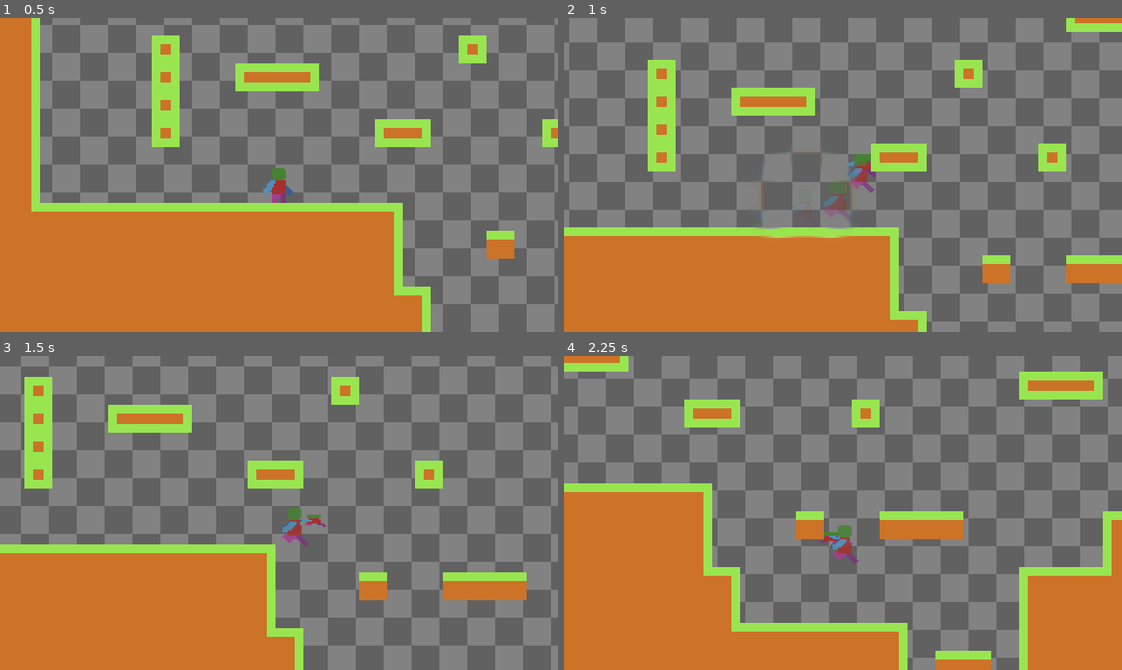
Above: before the commit, frames 1-4 (two rows, left to right).
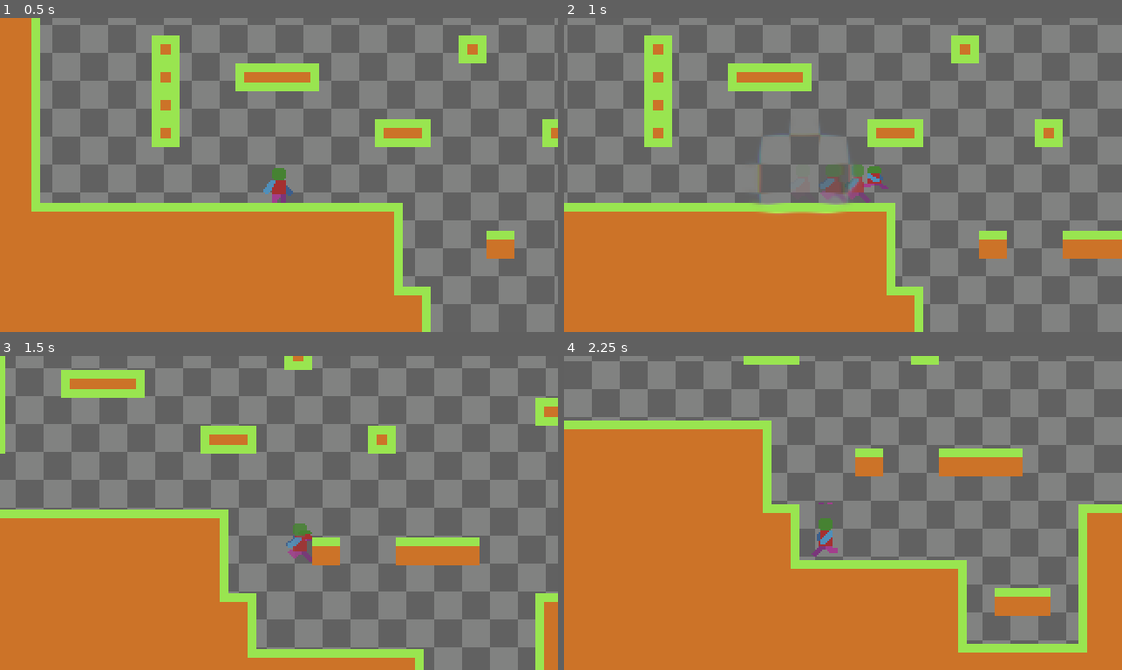
Above: after the commit, the same moments.

Repository: Vladimir91f/TheWayHome2DGame
Game: Godot game, scene res://World/World.tscn
Same seed, same stepped clock (60 frames per second), same inputs: the game is played once before the commit and once after it.
Inputs:
- Up to frame 1 (0.5 s): no input
- Up to frame 2 (1 s): tap Enter at 0.5 s; hold D (KeyRight) from 0.53 s (still down); tap Shift (KeyDash) at 0.6 s; tap Space (KeyJump) at 0.77 s
- Up to frame 3 (1.5 s): keep holding D (KeyRight); tap Shift (KeyDash) at 1.35 s
- Up to frame 4 (2.25 s): tap Space (KeyJump) at 1.52 s; release D (KeyRight) at 2.03 s; hold A (KeyLeft) from 2.03 s (still down); tap Shift (KeyDash) at 2.1 s

Frame 1 is identical in both runs. In frame 2, 56% of the frame differs, in the area x 0-100%, y 0-100%; in frame 3, 38%; in frame 4, 56%.

Commit message:
Refactor Part 2.

Diff:
--- a/Entity/Player/Player.gd
+++ b/Entity/Player/Player.gd
@@ -7,7 +7,8 @@
 @onready var Collider = $Collider
 @onready var Animator = $Animator
 @onready var Camera = $Camera
-@onready var States = $StateMachine
+
+@onready var FSM = $StateMachine
 
 @onready var JumpBufferTimer = $Timers/JumpBufferTimer
 @onready var CoyoteTimer = $Timers/CoyoteTimer
@@ -30,38 +31,23 @@
 const GravityJump = 600
 const GravityFall = 700
 const MaxFallVelocity = 700
-const JumpVelocity = -240
-const JumpMultiplier = 0.5
-const MaxJumps = 1 # Если увеличить можно сделать двойные прыжки
-const CoyoteTime = 0.1 # 0.1 - 6 кадров: FPS / желаемое кол-во кадров = время в секундах
-const JumpBufferTime = 0.15 # 0.15 - 9 кадров: FPS / желаемое кол-во кадров = время в секундах
 
 const WallKickAcceleration = 4
 const WallKickDeceleration = 5
 const WallJumpYSpeedPeak = 0 # Скорость при которой прыжок от стены закончится и перейдет в состояние падения
-const WallJumpVelocity = -190
-const WallJumpHSpeed = 120
 
-const WallSlideSpeed = 40
-
-const MaxDashes = 1
 const DashSpeed = 300
 const DashAcceleration = 4
 const DashTime = 0.15
-const DashBufferTime = 0.075
-const DashMomentumCarry = 0.5
 const DashDelayEffect = 30
 
 # Player variables
 var moveSpeed = RunSpeed
-var jumpSpeed = JumpVelocity
 var Acceleration = GroundAcceleration
 var Deceleration = GroundDeceleration
 var moveDirectionX = 0
-var jumps = 0
 var wallDirection = Vector2.ZERO
 
-var dashes = 0
 var dashDirection: Vector2
 var facing = 1
 
@@ -78,49 +64,32 @@
 var keyJumpPressed = false
 var keyDash = false
 
-# State Machine
-var currentState = null
-var previousState = null
-
 #endregion
 
 #region Main Loop functions
 
 func _ready() -> void:
-	for state in States.get_children():
-		state.States = States
-		state.Player = self
-	previousState = States.Fall
-	currentState = States.Fall
+	FSM.Initialize(self)
 
 func _draw() -> void:
-	currentState.Draw()
+	pass
 
 func _physics_process(delta: float) -> void:
 	# Get input states
 	GetInputStates()
 
 	# Update State
-	currentState.Update(delta)
+	FSM.CurrentState.Update(delta)
 
 	# Handle Movements
 	HandleMaxFallVelocity()
 	HorizontalMovement()
-	HandleJump()
 
 	# Commit movement
 	move_and_slide()
 
 	# Update Squish
 	UpdateSquish()
-
-func ChangeState(newState):
-	if(newState != null):
-		previousState = currentState
-		currentState = newState
-		previousState.Exit()
-		currentState.Enter()
-		return
 
 #endregion
 
@@ -133,35 +102,14 @@
 	else: # Для плавной остановки игрока
 		velocity.x = move_toward(velocity.x, moveDirectionX * moveSpeed, deceleration)
 
-func HandleFalling():
-	if(!is_on_floor()):
-		# Запускаем койот-таймер
-		CoyoteTimer.start(CoyoteTime)
-		ChangeState(States.Fall)
-
 func HandleMaxFallVelocity():
 	if(velocity.y > MaxFallVelocity): velocity.y = MaxFallVelocity
 
-func HandleJumpBuffer():
-	if(keyJumpPressed):
-		JumpBufferTimer.start(JumpBufferTime)
-
 func HandleLanding():
 	if(is_on_floor()):
-		jumps = 0
-		dashes = 0
-		ChangeState(States.Idle)
-
-func HandleWallJump():
-	GetWallDirection()
-	if((keyJumpPressed or JumpBufferTimer.time_left > 0) and wallDirection != Vector2.ZERO):
-		ChangeState(States.WallJump)
-
-func HandleWallSlide():
-	if((wallDirection == Vector2.LEFT and keyLeft and RCWallKickLeft.is_colliding())
-		or (wallDirection == Vector2.RIGHT and keyRight and RCWallKickRight.is_colliding())):
-			if(!keyJump):
-				ChangeState(States.WallSlide)
+		FSM.Jump.jumps = 0
+		FSM.Dash.dashes = 0
+		FSM.ChangeState(FSM.Idle)
 
 func GetWallDirection():
 	if(RCWallKickRight.is_colliding()):
@@ -170,15 +118,6 @@
 		wallDirection = Vector2.LEFT
 	else:
 		wallDirection = Vector2.ZERO
-
-func HandleDash():
-	if(dashes < MaxDashes):
-		if(keyDash):
-			if(DashTimer.time_left <= 0):
-				DashTimer.start(DashBufferTime)
-				await DashTimer.timeout
-				dashes += 1
-				ChangeState(States.Dash)
 
 func GetDashDirection() -> Vector2:
 	var _dir = Vector2.ZERO
@@ -204,25 +143,6 @@
 	if(!is_on_floor()):
 		velocity.y += gravity * delta
 
-func HandleJump():
-	if(is_on_floor()):
-		if(jumps < MaxJumps):
-			if(keyJumpPressed or JumpBufferTimer.time_left > 0):
-				JumpBufferTimer.stop()
-				jumps += 1
-				ChangeState(States.Jump)
-	else:
-		# Обработка прыжка в воздухе, если первый прыжок уже был сделан с земли
-		if(jumps < MaxJumps and jumps > 0 and keyJumpPressed):
-			jumps += 1
-			ChangeState(States.Jump)
-		# Обработка прыжка с таймером койота
-		if(CoyoteTimer.time_left > 0):
-			if(keyJumpPressed and jumps < MaxJumps):
-				CoyoteTimer.stop()
-				jumps += 1
-				ChangeState(States.Jump)
-
 func UpdateSquish():
 	Sprite.scale.x = squishX
 	Sprite.scale.y = squishY
--- a/Entity/Player/Player.tscn
+++ b/Entity/Player/Player.tscn
@@ -2,7 +2,7 @@
 
 [ext_resource type="Texture2D" uid="uid://d0lbmwaw2ip8o" path="res://Resources/Character base.png" id="1_367n4"]
 [ext_resource type="Script" uid="uid://yiv3vhog7d82" path="res://Entity/Player/Player.gd" id="1_ic0o1"]
-[ext_resource type="Script" uid="uid://3nrwt2q0fv0h" path="res://Entity/Player/States.gd" id="3_rj2x4"]
+[ext_resource type="Script" uid="uid://opl6nnqnr8oo" path="res://Entity/Player/PlayerFSM.gd" id="3_2iid8"]
 [ext_resource type="Script" uid="uid://b383bw232h42m" path="res://Entity/Player/States/IdleState.gd" id="4_0s3jf"]
 [ext_resource type="Script" uid="uid://b4mdtphfdqx2w" path="res://Entity/Player/States/LockedState.gd" id="4_mxhgp"]
 [ext_resource type="Script" uid="uid://c7g4doq2oeq3k" path="res://Entity/Player/States/RunState.gd" id="5_43y4t"]
@@ -190,13 +190,13 @@
 position_smoothing_speed = 6.0
 
 [node name="StateMachine" type="Node" parent="."]
-script = ExtResource("3_rj2x4")
+script = ExtResource("3_2iid8")
+
+[node name="Idle" type="Node" parent="StateMachine"]
+script = ExtResource("4_0s3jf")
 
 [node name="Locked" type="Node" parent="StateMachine"]
 script = ExtResource("4_mxhgp")
-
-[node name="Idle" type="Node" parent="StateMachine"]
-script = ExtResource("4_0s3jf")
 
 [node name="Run" type="Node" parent="StateMachine"]
 script = ExtResource("5_43y4t")
--- a/Entity/Player/States.gd
+++ b/Entity/Player/PlayerFSM.gd
@@ -1,5 +1,6 @@
-extends Node
+extends StateMachine
 
+# States for Player FSM
 @onready var Locked = $Locked
 @onready var Idle = $Idle
 @onready var Run = $Run
--- a/Entity/Player/PlayerState.gd
+++ /dev/null
@@ -1,3 +0,0 @@
-class_name PlayerState extends BaseState
-
-var Player = Owner
--- a/Entity/Player/PlayerStateMachine.gd
+++ /dev/null
@@ -1,11 +0,0 @@
-extends Node
-
-
-# Called when the node enters the scene tree for the first time.
-func _ready() -> void:
-	pass # Replace with function body.
-
-
-# Called every frame. 'delta' is the elapsed time since the previous frame.
-func _process(delta: float) -> void:
-	pass
--- a/Entity/Player/States/DashState.gd
+++ b/Entity/Player/States/DashState.gd
@@ -1,18 +1,22 @@
-extends PlayerState
+extends BaseState
 
+const MaxDashes = 1
 const DashSquish = 0.25
+const DashBufferTime = 0.075
+const DashMomentumCarry = 0.5
+var dashes = 0
 var DistortionEffect = preload("res://Entity/Player/DashDistortion.tscn")
 
 func Enter():
 	Name = 'Dash'
-	OS.delay_msec(Player.DashDelayEffect)
-	Player.dashDirection = Player.GetDashDirection()
-	Player.DashGhost.restart()
-	Player.velocity = Player.dashDirection.normalized() * Player.DashSpeed
-	Player.DashTimer.start(Player.DashTime)
-	Player.SetSquish(abs(Player.dashDirection.y * DashSquish), abs(Player.dashDirection.x * DashSquish))
+	OS.delay_msec(FSMOwner.DashDelayEffect)
+	FSMOwner.dashDirection = FSMOwner.GetDashDirection()
+	FSMOwner.DashGhost.restart()
+	FSMOwner.velocity = FSMOwner.dashDirection.normalized() * FSMOwner.DashSpeed
+	FSMOwner.DashTimer.start(FSMOwner.DashTime)
+	FSMOwner.SetSquish(abs(FSMOwner.dashDirection.y * DashSquish), abs(FSMOwner.dashDirection.x * DashSquish))
 	var _distortion = DistortionEffect.instantiate()
-	_distortion.global_position = Player.global_position
+	_distortion.global_position = FSMOwner.global_position
 	get_tree().root.get_node('World').add_child(_distortion)
 
 func Exit():
@@ -25,12 +29,21 @@
 	HandleDashEnd()
 	HandleAnimation()
 
+func Handle():
+	if(dashes < MaxDashes):
+		if(FSMOwner.keyDash):
+			if(FSMOwner.DashTimer.time_left <= 0):
+				FSMOwner.DashTimer.start(DashBufferTime)
+				await FSMOwner.DashTimer.timeout
+				dashes += 1
+				FSM.ChangeState(FSM.Dash)
+
 func HandleDashEnd():
-	if(Player.DashTimer.time_left <= 0):
-		Player.DashTimer.stop()
-		Player.velocity *= Player.DashMomentumCarry
-		Player.ChangeState(States.Fall)
+	if(FSMOwner.DashTimer.time_left <= 0):
+		FSMOwner.DashTimer.stop()
+		FSMOwner.velocity *= DashMomentumCarry
+		FSM.ChangeState(FSM.Fall)
 
 func HandleAnimation():
-	Player.Animator.play('Dash')
-	Player.HandleFlipH()
+	FSMOwner.Animator.play('Dash')
+	FSMOwner.HandleFlipH()
--- a/Entity/Player/States/FallState.gd
+++ b/Entity/Player/States/FallState.gd
@@ -1,4 +1,6 @@
-extends PlayerState
+extends BaseState
+
+const CoyoteTime = 0.1 # 0.1 - 6 кадров: FPS / желаемое кол-во кадров = время в секундах
 
 func Enter():
 	Name = 'Fall'
@@ -10,16 +12,22 @@
 	pass
 
 func Update(delta: float):
-	Player.HandleGravity(delta, Player.GravityFall)
-	Player.HorizontalMovement(Player.AirAcceleration, Player.AirDeceleration)
-	Player.HandleLanding()
-	Player.HandleJump()
-	Player.HandleJumpBuffer()
-	Player.HandleWallJump()
-	Player.HandleWallSlide()
-	Player.HandleDash()
+	FSMOwner.HandleGravity(delta, FSMOwner.GravityFall)
+	FSMOwner.HorizontalMovement(FSMOwner.AirAcceleration, FSMOwner.AirDeceleration)
+	FSMOwner.HandleLanding()
+	FSM.Jump.Handle()
+	FSM.Jump.HandleJumpBuffer()
+	FSM.WallJump.Handle()
+	FSM.WallSlide.Handle()
+	FSM.Dash.Handle()
 	HandleAnimation()
 
+func Handle():
+	if(!FSMOwner.is_on_floor()):
+		# Запускаем койот-таймер
+		FSMOwner.CoyoteTimer.start(CoyoteTime)
+		FSM.ChangeState(FSM.Fall)
+
 func HandleAnimation():
-	Player.Animator.play('Fall')
-	Player.HandleFlipH()
+	FSMOwner.Animator.play('Fall')
+	FSMOwner.HandleFlipH()
--- a/Entity/Player/States/IdleState.gd
+++ b/Entity/Player/States/IdleState.gd
@@ -1,4 +1,4 @@
-extends PlayerState
+extends BaseState
 
 func Enter():
 	Name = 'Idle'
@@ -10,14 +10,14 @@
 	pass
 
 func Update(_delta):
-	Player.HandleFalling()
-	Player.HandleJump()
-	Player.HorizontalMovement()
-	if(Player.moveDirectionX != 0):
-		Player.ChangeState(States.Run)
-	Player.HandleDash()
+	FSM.Fall.Handle()
+	FSM.Jump.Handle()
+	FSMOwner.HorizontalMovement()
+	if(FSMOwner.moveDirectionX != 0):
+		FSM.ChangeState(FSM.Run)
+	FSM.Dash.Handle()
 	HandleAnimation()
 
 func HandleAnimation():
-	Player.Animator.play('Idle')
-	Player.HandleFlipH()
+	FSMOwner.Animator.play('Idle')
+	FSMOwner.HandleFlipH()
--- a/Entity/Player/States/JumpPeakState.gd
+++ b/Entity/Player/States/JumpPeakState.gd
@@ -1,4 +1,4 @@
-extends PlayerState
+extends BaseState
 
 func Enter():
 	Name = 'JumpPeak'
@@ -10,7 +10,7 @@
 	pass
 
 func Update(_delta: float):
-	Player.ChangeState(States.Fall)
+	FSM.ChangeState(FSM.Fall)
 
 func HandleAnimation():
 	pass
--- a/Entity/Player/States/JumpState.gd
+++ b/Entity/Player/States/JumpState.gd
@@ -1,27 +1,56 @@
-extends PlayerState
+extends BaseState
+
+const JumpBufferTime = 0.15 # 0.15 - 9 кадров: FPS / желаемое кол-во кадров = время в секундах
+const JumpVelocity = -240
+const JumpMultiplier = 0.5
+const MaxJumps = 1 # Если увеличить можно сделать двойные прыжки
+var jumps = 0
 
 func Enter():
 	Name = 'Jump'
-	Player.velocity.y = Player.jumpSpeed
+	FSMOwner.velocity.y = JumpVelocity
 
 func Exit():
 	pass
 
 func Update(delta):
-	Player.HandleGravity(delta)
-	Player.HorizontalMovement()
-	Player.HandleWallJump()
-	Player.HandleDash()
+	FSMOwner.HandleGravity(delta)
+	FSMOwner.HorizontalMovement()
+	FSM.WallJump.Handle()
+	FSM.Dash.Handle()
 	HandleJumpToFall()
 	HandleAnimation()
 
+func Handle():
+	if(FSMOwner.is_on_floor()):
+		if(jumps < MaxJumps):
+			if(FSMOwner.keyJumpPressed or FSMOwner.JumpBufferTimer.time_left > 0):
+				FSMOwner.JumpBufferTimer.stop()
+				jumps += 1
+				FSM.ChangeState(FSM.Jump)
+	else:
+		# Обработка прыжка в воздухе, если первый прыжок уже был сделан с земли
+		if(jumps < MaxJumps and jumps > 0 and FSMOwner.keyJumpPressed):
+			jumps += 1
+			FSM.ChangeState(FSM.Jump)
+		# Обработка прыжка с таймером койота
+		if(FSMOwner.CoyoteTimer.time_left > 0):
+			if(FSMOwner.keyJumpPressed and jumps < MaxJumps):
+				FSMOwner.CoyoteTimer.stop()
+				jumps += 1
+				FSM.ChangeState(FSM.Jump)
+
+func HandleJumpBuffer():
+	if(FSMOwner.keyJumpPressed):
+		FSMOwner.JumpBufferTimer.start(JumpBufferTime)
+
 func HandleJumpToFall():
-	if(Player.velocity.y >= 0):
-		Player.ChangeState(States.JumpPeak)
-	if(!Player.keyJump): # если игрок отпустил клавишу прыжка - уменьшить высоту прыжка
-		Player.velocity.y *= Player.JumpMultiplier
-		Player.ChangeState(States.Fall)
+	if(FSMOwner.velocity.y >= 0):
+		FSM.ChangeState(FSM.JumpPeak)
+	if(!FSMOwner.keyJump): # если игрок отпустил клавишу прыжка - уменьшить высоту прыжка
+		FSMOwner.velocity.y *= JumpMultiplier
+		FSM.ChangeState(FSM.Fall)
 
 func HandleAnimation():
-	Player.Animator.play('Jump')
-	Player.HandleFlipH()
+	FSMOwner.Animator.play('Jump')
+	FSMOwner.HandleFlipH()
--- a/Entity/Player/States/LockedState.gd
+++ b/Entity/Player/States/LockedState.gd
@@ -1,4 +1,4 @@
-extends PlayerState
+extends BaseState
 
 func Enter():
 	pass
--- a/Entity/Player/States/RunState.gd
+++ b/Entity/Player/States/RunState.gd
@@ -1,4 +1,4 @@
-extends PlayerState
+extends BaseState
 
 func Enter():
 	Name = 'Run'
@@ -7,17 +7,17 @@
 	pass
 
 func Update(_delta: float):
-	Player.HandleFalling()
-	Player.HandleJump()
-	Player.HorizontalMovement()
-	Player.HandleDash()
+	FSM.Fall.Handle()
+	FSM.Jump.Handle()
+	FSMOwner.HorizontalMovement()
+	FSM.Dash.Handle()
 	HandleAnimation()
 	HandleIdle()
 
 func HandleIdle():
-	if(Player.moveDirectionX == 0):
-		Player.ChangeState(States.Idle)
+	if(FSMOwner.moveDirectionX == 0):
+		FSM.ChangeState(FSM.Idle)
 
 func HandleAnimation():
-	Player.Animator.play('Run')
-	Player.HandleFlipH()
+	FSMOwner.Animator.play('Run')
+	FSMOwner.HandleFlipH()
--- a/Entity/Player/States/WallJumpState.gd
+++ b/Entity/Player/States/WallJumpState.gd
@@ -1,58 +1,66 @@
-extends PlayerState
+extends BaseState
+
+const WallJumpVelocity = -190
+const WallJumpHSpeed = 120
 
 var lastWallDirection
 var shouldEnableWallKick
 
 func Enter():
 	Name = 'WallJump'
-	Player.velocity.y = Player.WallJumpVelocity
-	lastWallDirection = Player.wallDirection
+	FSMOwner.velocity.y = WallJumpVelocity
+	lastWallDirection = FSMOwner.wallDirection
 	ShouldOnlyJumpButtonWallKick(false)
 
 func Exit():
 	pass
 
 func Update(delta):
-	Player.GetWallDirection()
-	Player.HandleGravity(delta, Player.GravityJump)
+	FSMOwner.GetWallDirection()
+	FSMOwner.HandleGravity(delta, FSMOwner.GravityJump)
 	HandleWallKickMovement()
 	HandleWallJumpEnd()
-	Player.HandleDash()
+	FSM.Dash.Handle()
 	HandleAnimation()
+
+func Handle():
+	FSMOwner.GetWallDirection()
+	if((FSMOwner.keyJumpPressed or FSMOwner.JumpBufferTimer.time_left > 0) and FSMOwner.wallDirection != Vector2.ZERO):
+		FSM.ChangeState(FSM.WallJump)
 
 func ShouldOnlyJumpButtonWallKick(shouldEnable: bool):
 	shouldEnableWallKick = shouldEnable
-	var jumpVelocityX = Player.WallJumpHSpeed * Player.wallDirection.x * -1
+	var jumpVelocityX = WallJumpHSpeed * FSMOwner.wallDirection.x * -1
 	if(shouldEnable):
-		if(Player.keyLeft or Player.keyRight):
-			Player.velocity.x = jumpVelocityX
+		if(FSMOwner.keyLeft or FSMOwner.keyRight):
+			FSMOwner.velocity.x = jumpVelocityX
 		else:
-			if(Player.jumps == Player.MaxJumps):
-				Player.velocity.x = jumpVelocityX
+			if(FSMOwner.jumps == FSMOwner.MaxJumps):
+				FSMOwner.velocity.x = jumpVelocityX
 			else:
-				Player.ChangeState(States.Fall)
+				FSM.ChangeState(FSM.Fall)
 	else:
-		Player.velocity.x = jumpVelocityX
+		FSMOwner.velocity.x = jumpVelocityX
 
 func HandleWallKickMovement():
-	if(!Player.keyLeft and !Player.keyRight):
-		Player.velocity.x = move_toward(Player.velocity.x, 0, Player.WallKickAcceleration)
+	if(!FSMOwner.keyLeft and !FSMOwner.keyRight):
+		FSMOwner.velocity.x = move_toward(FSMOwner.velocity.x, 0, FSMOwner.WallKickAcceleration)
 	else:
-		if((lastWallDirection == Vector2.LEFT and Player.keyRight) or (lastWallDirection == Vector2.RIGHT and Player.keyLeft)):
-			Player.HorizontalMovement(Player.WallKickAcceleration, Player.WallKickDeceleration)
+		if((lastWallDirection == Vector2.LEFT and FSMOwner.keyRight) or (lastWallDirection == Vector2.RIGHT and FSMOwner.keyLeft)):
+			FSMOwner.HorizontalMovement(FSMOwner.WallKickAcceleration, FSMOwner.WallKickDeceleration)
 
 func HandleWallJumpEnd():
-	if(Player.velocity.y >= Player.WallJumpYSpeedPeak):
-		Player.ChangeState(States.Fall)
+	if(FSMOwner.velocity.y >= FSMOwner.WallJumpYSpeedPeak):
+		FSM.ChangeState(FSM.Fall)
 
-	if(Player.wallDirection != lastWallDirection and Player.wallDirection != Vector2.ZERO):
-		Player.ChangeState(States.Fall)
+	if(FSMOwner.wallDirection != lastWallDirection and FSMOwner.wallDirection != Vector2.ZERO):
+		FSM.ChangeState(FSM.Fall)
 
 
 func HandleAnimation():
-	if(!Player.keyLeft and !Player.keyRight and shouldEnableWallKick):
-		Player.Animator.play('WallKick')
-		Player.Sprite.flip_h = Player.velocity.x > 0
+	if(!FSMOwner.keyLeft and !FSMOwner.keyRight and shouldEnableWallKick):
+		FSMOwner.Animator.play('WallKick')
+		FSMOwner.Sprite.flip_h = FSMOwner.velocity.x > 0
 	else:
-		Player.Animator.play('WallJump')
-		Player.Sprite.flip_h = Player.velocity.x < 0
+		FSMOwner.Animator.play('WallJump')
+		FSMOwner.Sprite.flip_h = FSMOwner.velocity.x < 0
--- a/Entity/Player/States/WallSlideState.gd
+++ b/Entity/Player/States/WallSlideState.gd
@@ -1,35 +1,42 @@
-extends PlayerState
+extends BaseState
 
 const WallMagnetSpeed = 50
+const WallSlideSpeed = 40
 
 func Enter():
 	Name = 'WallSlide'
-	if(Player.wallDirection == Vector2.LEFT):
-		Player.velocity.x = -WallMagnetSpeed
-	elif(Player.wallDirection == Vector2.RIGHT):
-		Player.velocity.x = WallMagnetSpeed
+	if(FSMOwner.wallDirection == Vector2.LEFT):
+		FSMOwner.velocity.x = -WallMagnetSpeed
+	elif(FSMOwner.wallDirection == Vector2.RIGHT):
+		FSMOwner.velocity.x = WallMagnetSpeed
 
 func Exit():
 	pass
 
 func Update(_delta):
-	Player.GetWallDirection()
-	Player.HandleLanding()
-	Player.HandleWallJump()
+	FSMOwner.GetWallDirection()
+	FSMOwner.HandleLanding()
+	FSM.WallJump.Handle()
 	HandleWallSlideMovement()
 	HandleAnimation()
 
+func Handle():
+	if((FSMOwner.wallDirection == Vector2.LEFT and FSMOwner.keyLeft and FSMOwner.RCWallKickLeft.is_colliding())
+		or (FSMOwner.wallDirection == Vector2.RIGHT and FSMOwner.keyRight and FSMOwner.RCWallKickRight.is_colliding())):
+			if(!FSMOwner.keyJump):
+				FSM.ChangeState(FSM.WallSlide)
+
 func HandleWallSlideMovement():
-	if(Player.wallDirection == Vector2.ZERO or (!Player.keyLeft and !Player.keyRight)):
-		Player.ChangeState(States.Fall)
+	if(FSMOwner.wallDirection == Vector2.ZERO or (!FSMOwner.keyLeft and !FSMOwner.keyRight)):
+		FSM.ChangeState(FSM.Fall)
 
-	if((Player.wallDirection == Vector2.LEFT and Player.keyLeft)
-		or (Player.wallDirection == Vector2.RIGHT and Player.keyRight)):
-			if(!Player.keyJump):
-				Player.velocity.y = Player.WallSlideSpeed
+	if((FSMOwner.wallDirection == Vector2.LEFT and FSMOwner.keyLeft)
+		or (FSMOwner.wallDirection == Vector2.RIGHT and FSMOwner.keyRight)):
+			if(!FSMOwner.keyJump):
+				FSMOwner.velocity.y = WallSlideSpeed
 			else:
-				Player.ChangeState(States.Fall)
+				FSM.ChangeState(FSM.Fall)
 
 func HandleAnimation():
-	Player.Animator.play('WallSlide')
-	Player.Sprite.flip_h = Player.wallDirection == Vector2.LEFT
+	FSMOwner.Animator.play('WallSlide')
+	FSMOwner.Sprite.flip_h = FSMOwner.wallDirection == Vector2.LEFT
--- a/StateMachine/BaseState.gd
+++ b/StateMachine/BaseState.gd
@@ -1,7 +1,8 @@
 class_name BaseState extends Node
 
 var States = null
-var Owner = null
+var FSMOwner = null
+var FSM = null
 var Name: String = 'Base'
 
 func Enter():
@@ -15,3 +16,6 @@
 
 func Update(_delta: float):
 	pass
+
+func Handle() -> void:
+	pass
--- a/StateMachine/StateMachine.gd
+++ b/StateMachine/StateMachine.gd
@@ -1,39 +1,42 @@
 class_name StateMachine extends Node
 
-# Pick this script to parent States node.
+# Pick this script to StateMachine node.
 
-var States: Array[Node]
+var States = null
 var CurrentState: BaseState = null
-var previousState: BaseState = null
-var initialState: BaseState = null
-
-# Called when the node enters the scene tree for the first time.
-func _ready() -> void:
-	Initialize()
-
-func SetStates(states: Array[Node]):
-	States = states
-
-func SetInitialState(_initialState: BaseState):
-	initialState = _initialState
+var _previousState: BaseState = null
+var _initialState: BaseState = null
 
 # Initialize State Machine
-func Initialize():
-	if(States == null or States.size() == 0):
-		print('States not found! Please use SetStates() method.')
+func Initialize(fsmOwner: CharacterBody2D):
+	if(fsmOwner == null):
+		printerr('Owner not set.')
 		return
 
-	if(initialState == null):
-		print('Initial State not found! Please use SetInitialState() method.')
+	States = self.get_children()
+	if(States == null or States.size() == 0):
+		printerr('States not set.')
+		return
 
-	for state in self.get_children():
+	_initialState = States[0]
+	if(_initialState == null):
+		printerr('Initial State not set.')
+		return
+
+	for state in States:
 		state.States = States
-		state.Owner = self
+		state.FSMOwner = fsmOwner
+		if(fsmOwner.FSM == null):
+			printerr('Owner must have FSM!')
+			return
+		state.FSM = fsmOwner.FSM
+
+	CurrentState = _initialState
 
 func ChangeState(newState):
 	if(newState != null):
-		previousState = CurrentState
+		_previousState = CurrentState
 		CurrentState = newState
-		previousState.Exit()
+		_previousState.Exit()
 		CurrentState.Enter()
 		return
Not shown, added: Entity/Player/PlayerFSM.gd.uid
Not shown, removed: Entity/Player/PlayerState.gd.uid
Not shown, removed: Entity/Player/PlayerStateMachine.gd.uid
Not shown, removed: Entity/Player/States.gd.uid
